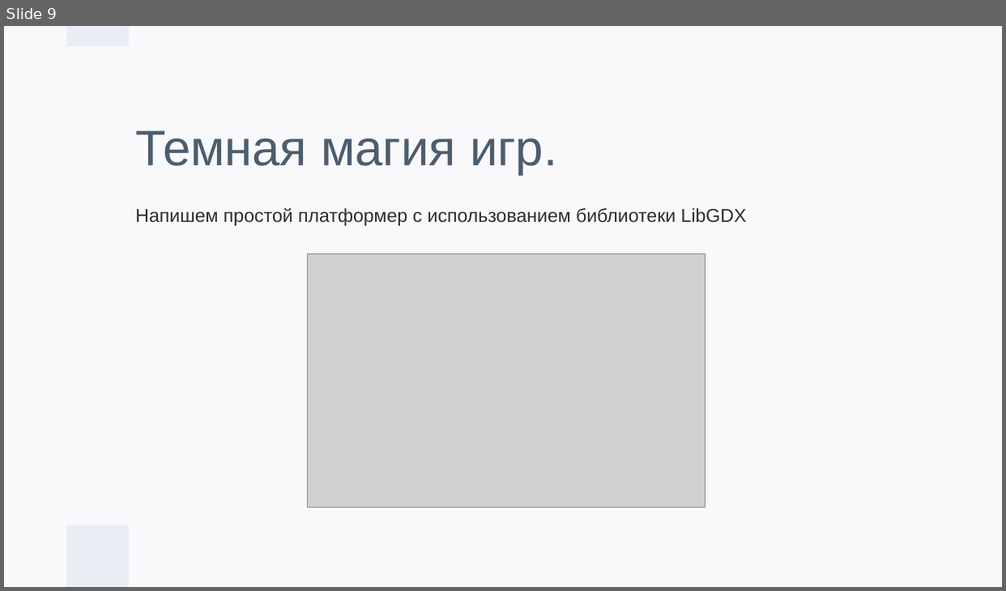
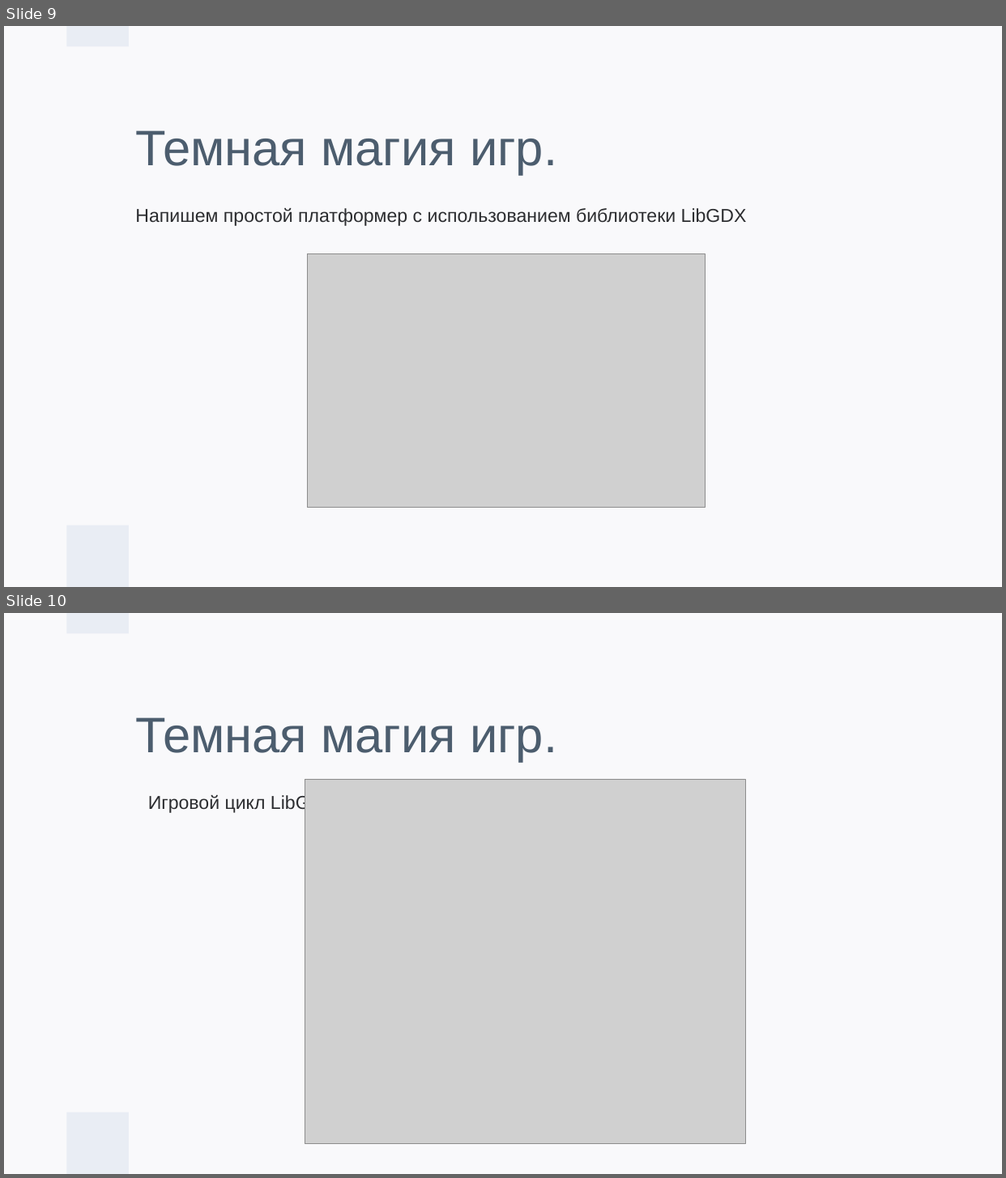
Before and after one commit to kosmoflyko/gb-game-example, a slide deck: presentation/Java webminar part 1.potx.pptx. Shown one above the other, each under a label of ours: slide 9 before the commit, slides 9 and 10 after it. The pictures are 1006x591 and 1006x1178 pixels, drawn with LibreOffice and Linux fonts; fonts in the diff are those of the drawing; grey boxes stand for pictures; background and template pictures are left out. Boxes give left, top, right and bottom in pixels: in the first picture for what was removed or moved away, otherwise in the second. Text is boxed around its words. In the diff, an @@ line names an element or a change of style, - is before the commit and + after.

Commit message:
final version presentation

```diff
--- a/presentation/Java webminar part 1.potx.pptx
+++ b/presentation/Java webminar part 1.potx.pptx
@@ slide 10 added at (x1=4, y1=613, x2=1002, y2=1174), background #F9F9FB; not listed: 2 template elements that a slide beside it also shows @@
@@ title added at (x1=135, y1=717, x2=557, y2=762), 48 pt, text #4C5D6E @@
+Темная магия игр.
@@ picture added at (x1=305, y1=779, x2=746, y2=1144) @@
@@ text added at (x1=148, y1=794, x2=336, y2=813), 18 pt, text #2C2D30 @@
+Игровой цикл LibGDX
```
Also in this commit, not shown: 2 slides changed, 1 other slide added, 1 other file.
